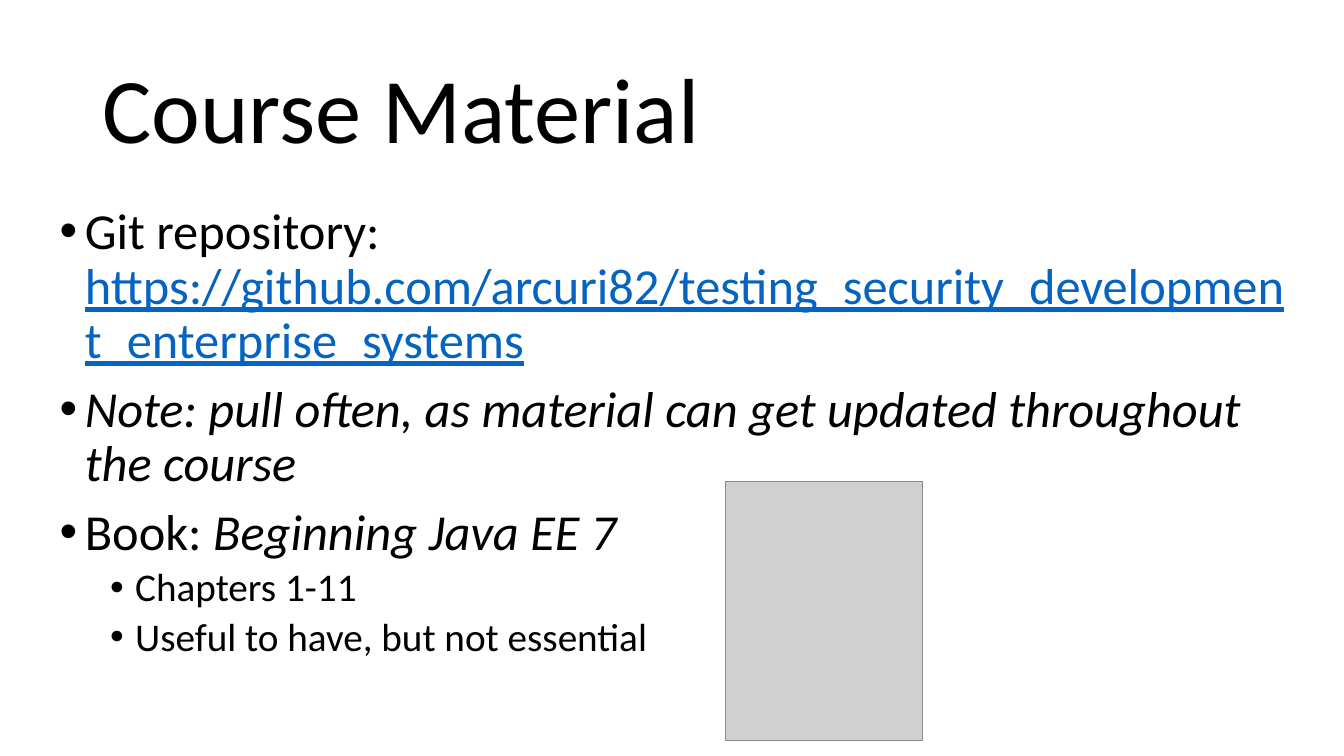
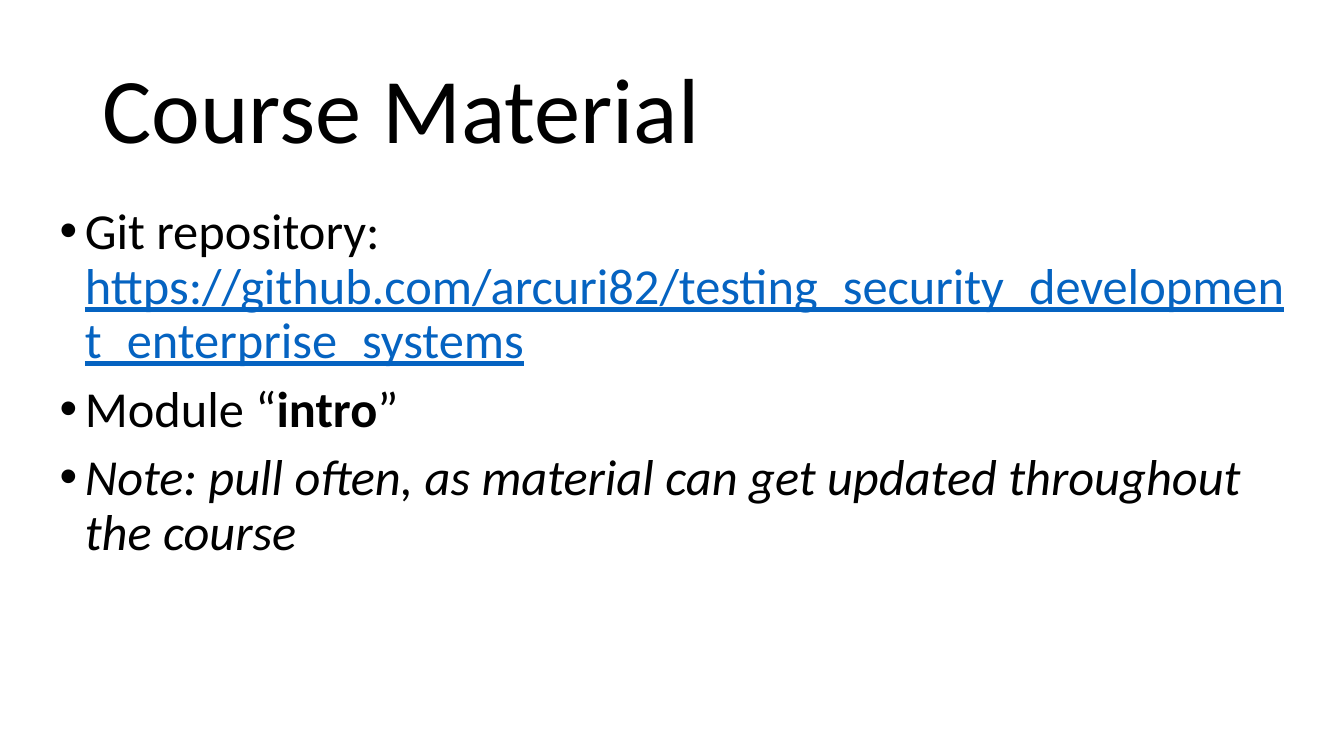
Before and after one commit to arcuri82/testing_security_development_enterprise_systems, a slide deck: slide 3 of doc/intro/slides/lesson_01_intro.pptx. Drawn at 1344x756 pixels with LibreOffice and Linux fonts; fonts in the diff are those of the drawing; grey boxes stand for pictures. Boxes give left, top, right and bottom in pixels: in the first picture for what was removed or moved away, otherwise in the second. Text is boxed around its words. In the diff, an @@ line names an element or a change of style, - is before the commit and + after.

```diff
--- a/doc/intro/slides/lesson_01_intro.pptx
+++ b/doc/intro/slides/lesson_01_intro.pptx
@@ text at [85,391,398,428]: paragraph added @@
+• Module “intro”
@@ picture removed at [726,482,923,741] @@
@@ text at [85,515,647,656]: paragraphs removed @@
-• Book: Beginning Java EE 7
-  • Chapters 1-11
-  • Useful to have, but not essential
```
Also in this commit, not shown: 34 other slides changed, 3 slides added, 1 slide removed, 4 other files.
